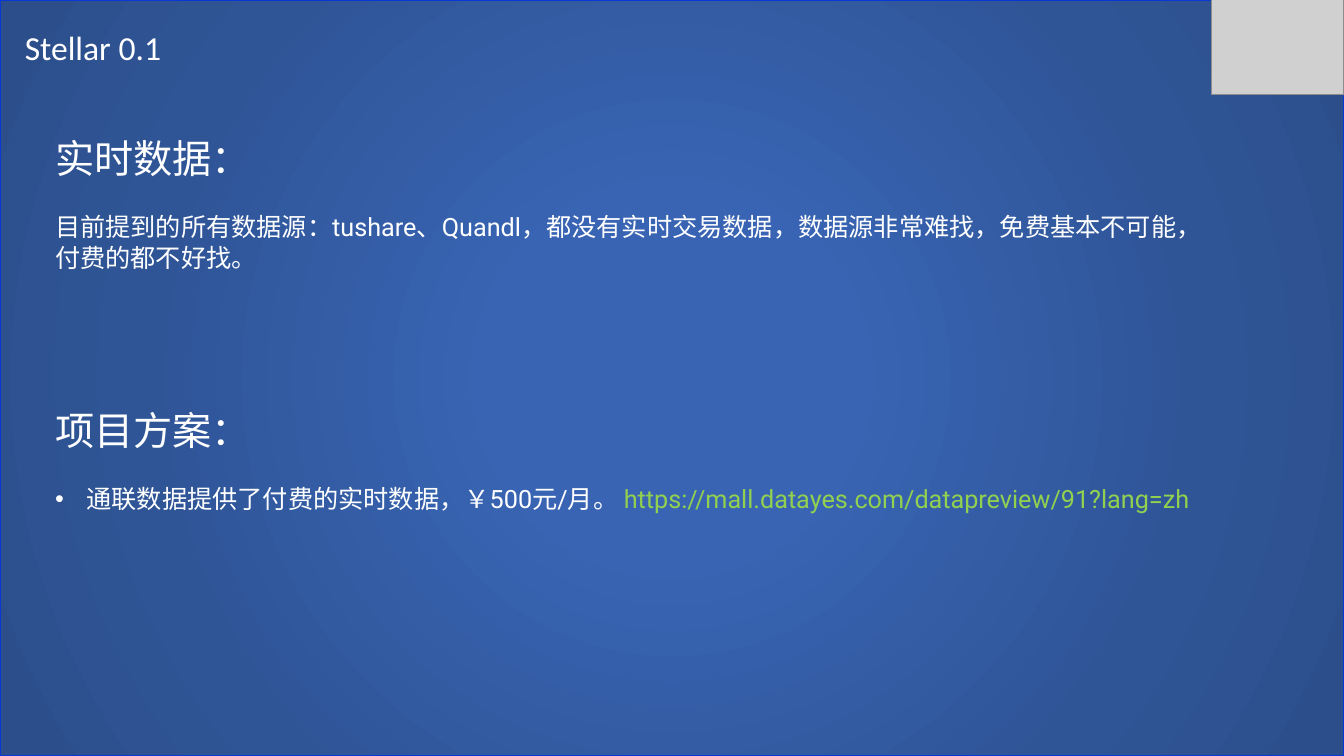
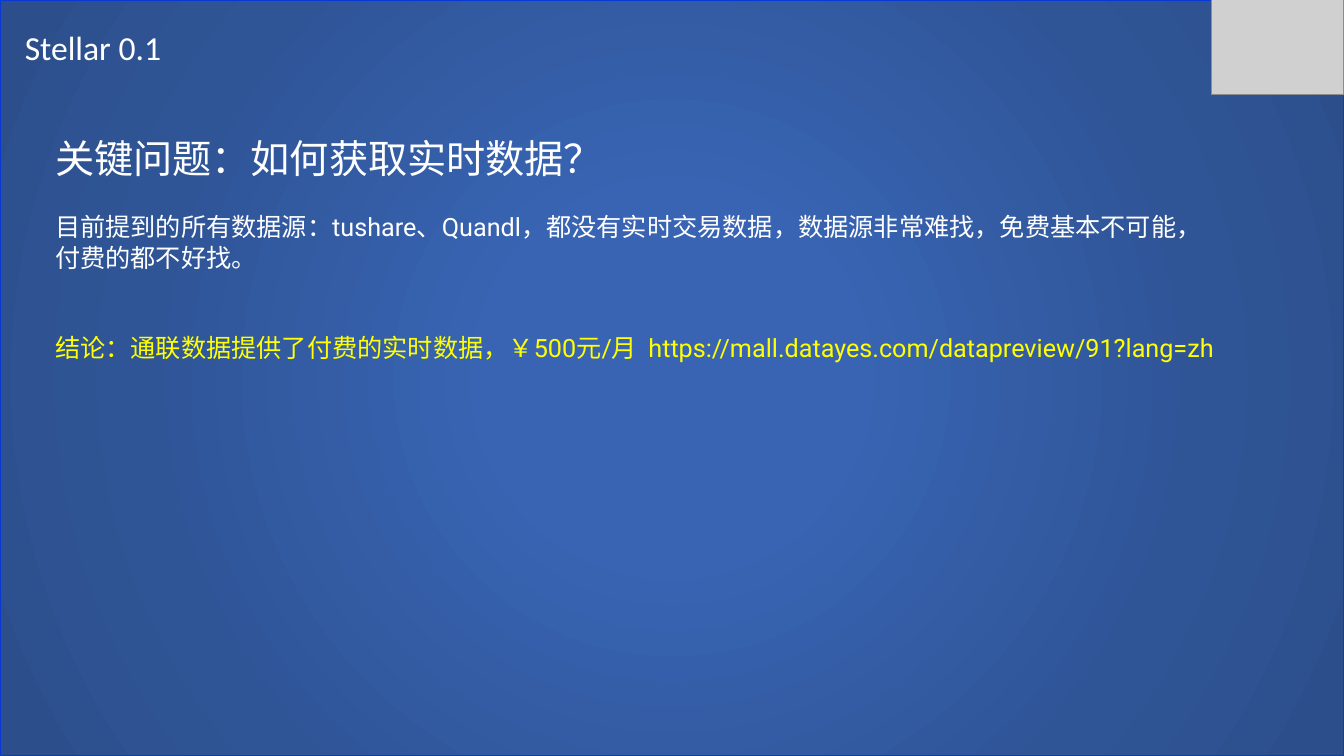
Before and after one commit to SCITLAS/Stellar, a slide deck: slide 23 of Stellar_0.1/documents/design.pptx (slide 22 before the commit). Drawn at 1344x756 pixels with LibreOffice and Linux fonts; fonts in the diff are those of the drawing; grey boxes stand for pictures. Boxes give left, top, right and bottom in pixels: in the first picture for what was removed or moved away, otherwise in the second. Text is boxed around its words. In the diff, an @@ line names an element or a change of style, - is before the commit and + after.

```diff
--- a/Stellar_0.1/documents/design.pptx
+++ b/Stellar_0.1/documents/design.pptx
@@ text at box(55, 140, 603, 176): text changed @@
-实时数据：
+关键问题：如何获取实时数据？
@@ text at box(55, 336, 1213, 363): paragraph added @@
+结论：通联数据提供了付费的实时数据，￥500元/月 https://mall.datayes.com/datapreview/91?lang=zh
@@ text removed at box(55, 412, 1189, 513) @@
-项目方案：
-• 通联数据提供了付费的实时数据，￥500元/月。 https://mall.datayes.com/datapreview/91?lang=zh
```
Also in this commit, not shown: 6 other slides changed, 9 slides added.
